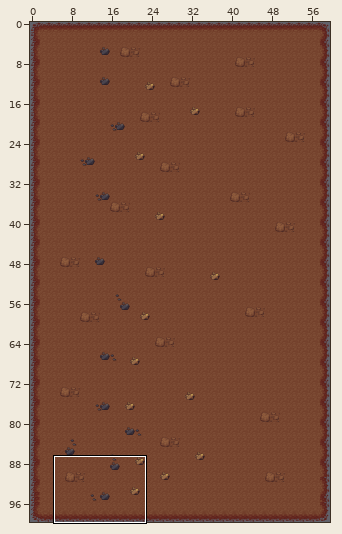
Level history. Tiled map: app/core/assets/maps/Chapter3/chapter3-2.tmx. Above, an overview of the earlier version with the close-up marked.
Close-up. Before:
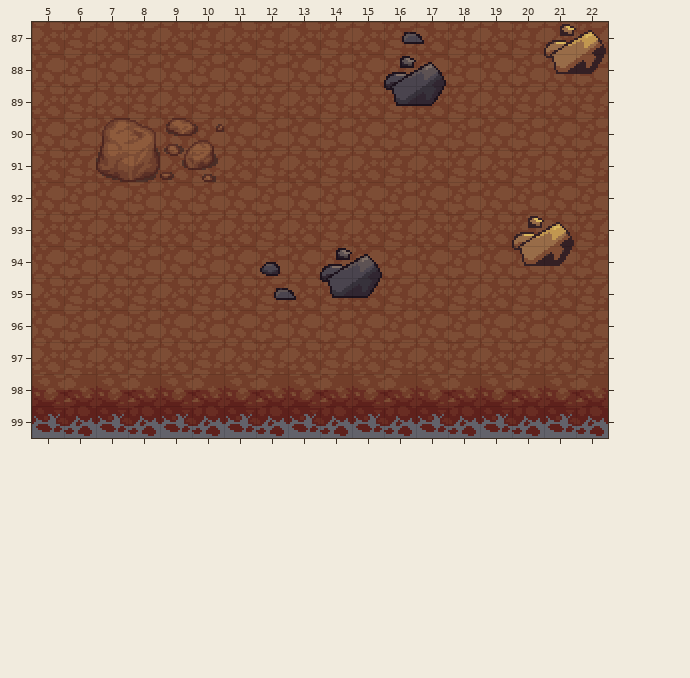
Cells are 16x16 px. Shown: x 5..22, y 87..99. The commit also changed other parts of the map, which this record leaves out.
After the commit:
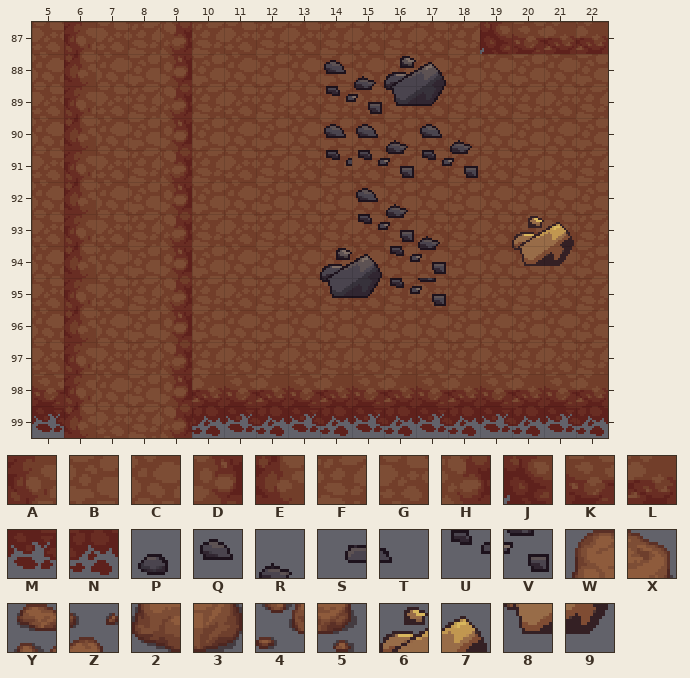
Key: from "terrain": A 397, B 398, C 399, D 400, E 461, F 462, G 463, H 464, J 525, K 526, L 527, M 590, N 591, P 2108, Q 2110, R 2111, S 2172, T 2173, U 2174, V 2175, W 2364, X 2365, Y 2366, Z 2367, 2 2428, 3 2429, 4 2430, 5 2431, 6 2494, 7 2495, 8 2558, 9 2559.
_ is an empty cell.
Tiles replaced or removed in this view: 2, 3, 4, 5, 6, 7, 8, 9, B, C, F, G, K, L, M, N, P, S, T, W, X, Y, Z.
Edits made:
Changed rows in their new state; . is an unchanged cell.
Layer "terrain":
first column x 6:
 87 A..H.........JKLL
 88 E..D.............
 89 A..H.............
 90 E..D.............
 91 A..H.............
 92 E..D.............
 93 A..H.............
 94 E..D.............
 95 A..H.............
 96 E..D.............
 97 A..H.............
 98 ACBD.............
 99 EGFH.............
Layer "background":
first column x 7:
 87 ..............__
 88 .......QR.....__
 89 .......UV.......
 90 ____...QQRQR....
 91 ____...UUVUV....
 92 ........QR......
 93 ........UVR.....
 94 .........UV.....
 95 .........UV.....
Layer "foreground":
first column x 16:
 87 __
first column x 12:
 94 _.
 95 __
Where, in picture pixels (left, top, right, bottom), the same in both close-ups:
changed: (64, 22, 224, 438)
changed: (324, 32, 478, 306)
changed: (480, 22, 608, 74)
removed: (260, 262, 296, 300)
